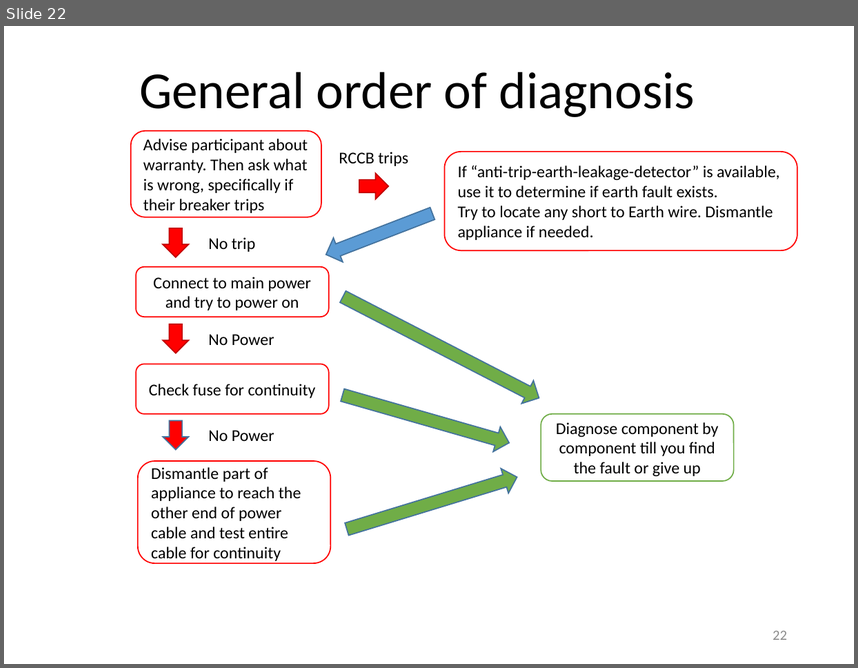
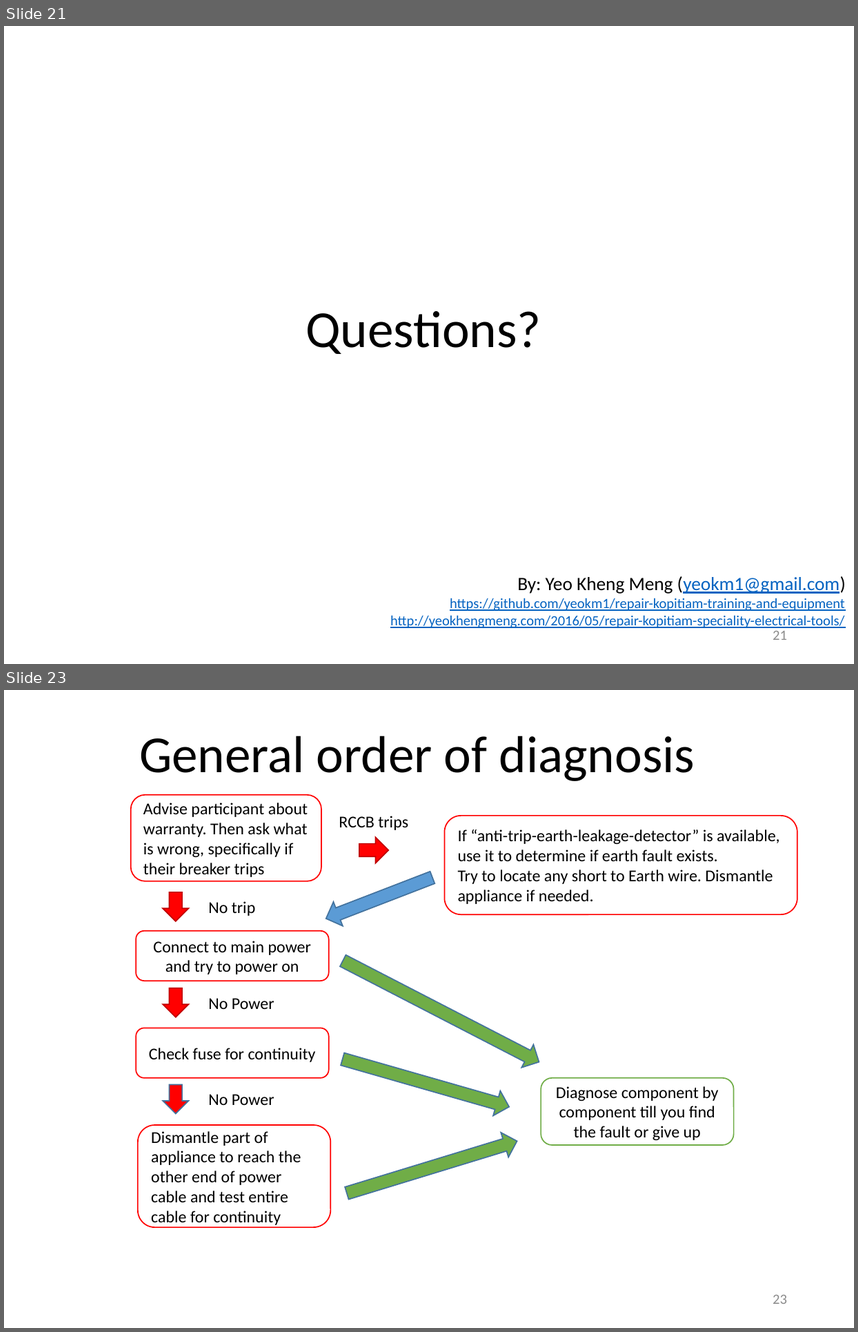
Before and after one commit to wemakerspace/repair-kopitiam-training-and-equipment, a slide deck: training/RK Circuit Breaker Training.pptx. Shown one above the other, each under a label of ours: slide 22 before the commit, slides 21 and 23 after it; the slides between them are not shown. The pictures are 858x668 and 858x1332 pixels, drawn with LibreOffice and Linux fonts; fonts in the diff are those of the drawing. Boxes give left, top, right and bottom in pixels: in the first picture for what was removed or moved away, otherwise in the second. Text is boxed around its words. In the diff, an @@ line names an element or a change of style, - is before the commit and + after.

```diff
--- a/training/RK Circuit Breaker Training.pptx
+++ b/training/RK Circuit Breaker Training.pptx
@@ slide 21 added at (4,26,854,664), background #FFFFFF @@
@@ title added at (306,311,542,354), 44 pt, text #000000 @@
+Questions?
@@ text added at (390,576,846,628), 12 pt, text #0563C1, underline @@
+By: Yeo Kheng Meng (yeokm1@gmail.com)
+https://github.com/yeokm1/repair-kopitiam-training-and-equipment
+http://yeokhengmeng.com/2016/05/repair-kopitiam-speciality-electrical-tools/
@@ page number added at (773,630,787,639), 12 pt, text #8C8C8C @@
+21
@@ what was slide 22 is now slide 23 @@
@@ page number at (773,1294,787,1303): text changed @@
-22
+23
```
Also in this commit, not shown: 9 slides changed.
